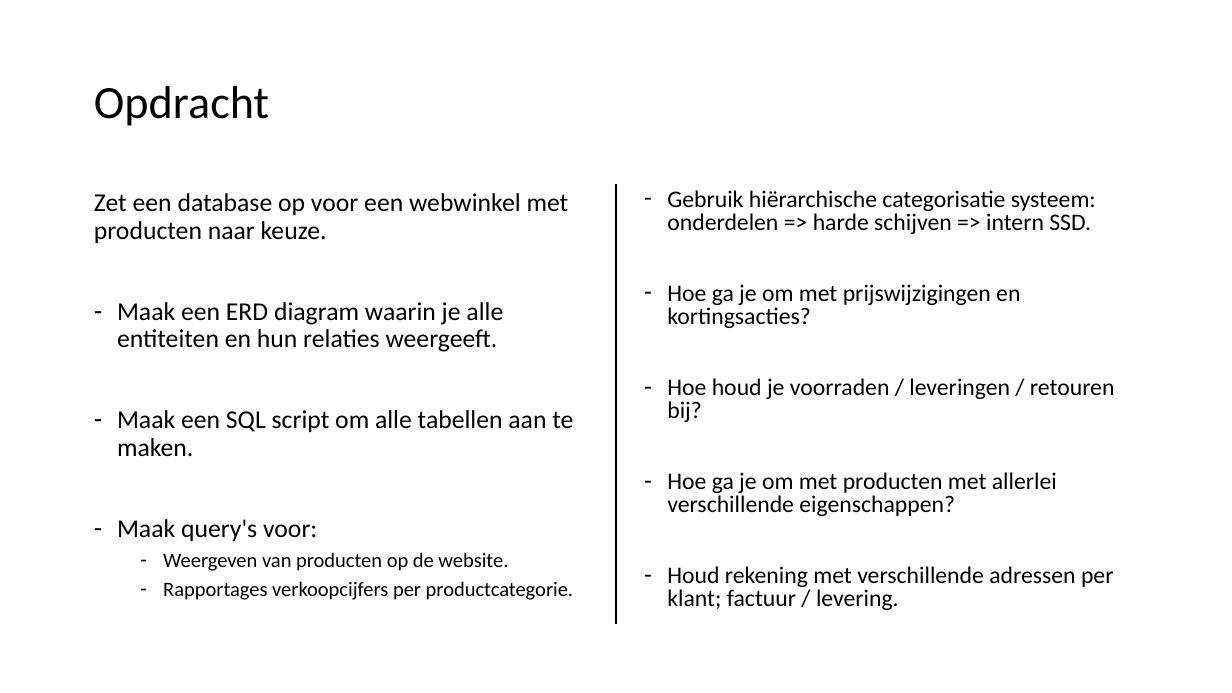
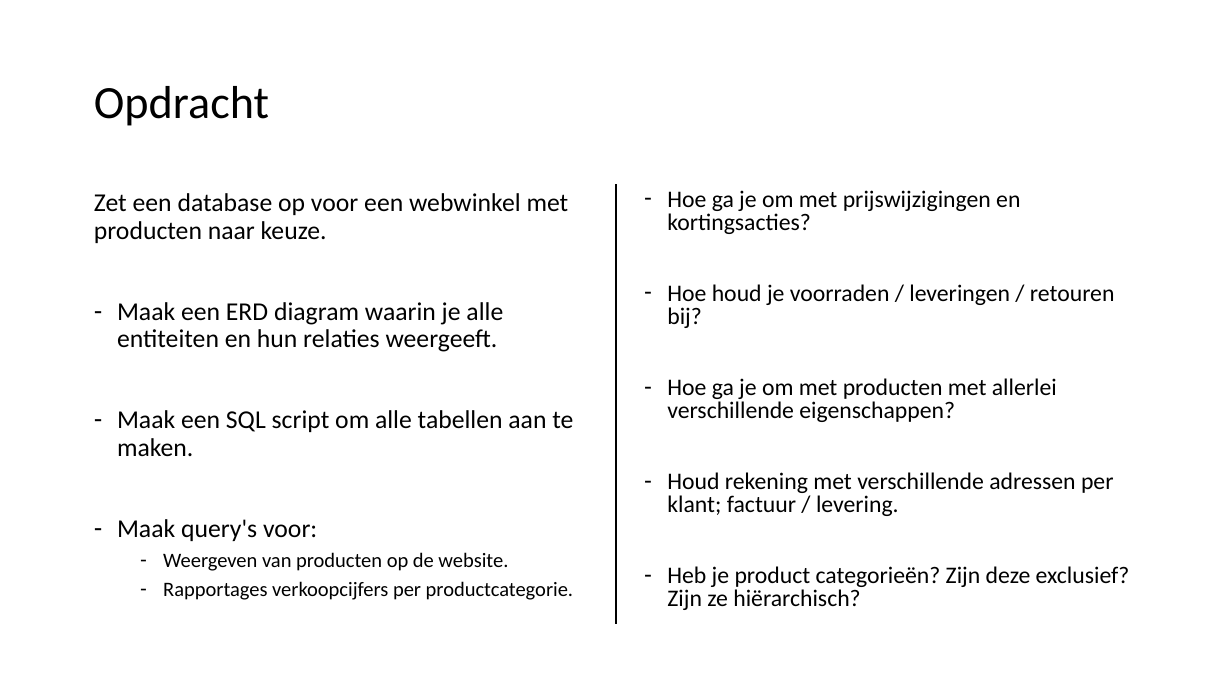
Before and after one commit to LFKoning/sql-cursus, a slide deck: slide 81 of sql_introductie.pptx. Drawn at 1232x693 pixels with LibreOffice and Linux fonts; fonts in the diff are those of the drawing. Boxes give left, top, right and bottom in pixels: in the first picture for what was removed or moved away, otherwise in the second. Text is boxed around its words. In the diff, an @@ line names an element or a change of style, - is before the commit and + after.

Commit message:
SQL Powerpoint typo squatting

```diff
--- a/sql_introductie.pptx
+++ b/sql_introductie.pptx
@@ text at box(667, 190, 1096, 234): paragraph removed @@
-– Gebruik hiërarchische categorisatie systeem: onderdelen => harde schijven => intern SSD.
@@ text at box(667, 566, 1130, 610): paragraph added @@
+– Heb je product categorieën? Zijn deze exclusief? Zijn ze hiërarchisch?
```
Also in this commit, not shown: 18 other slides changed.
